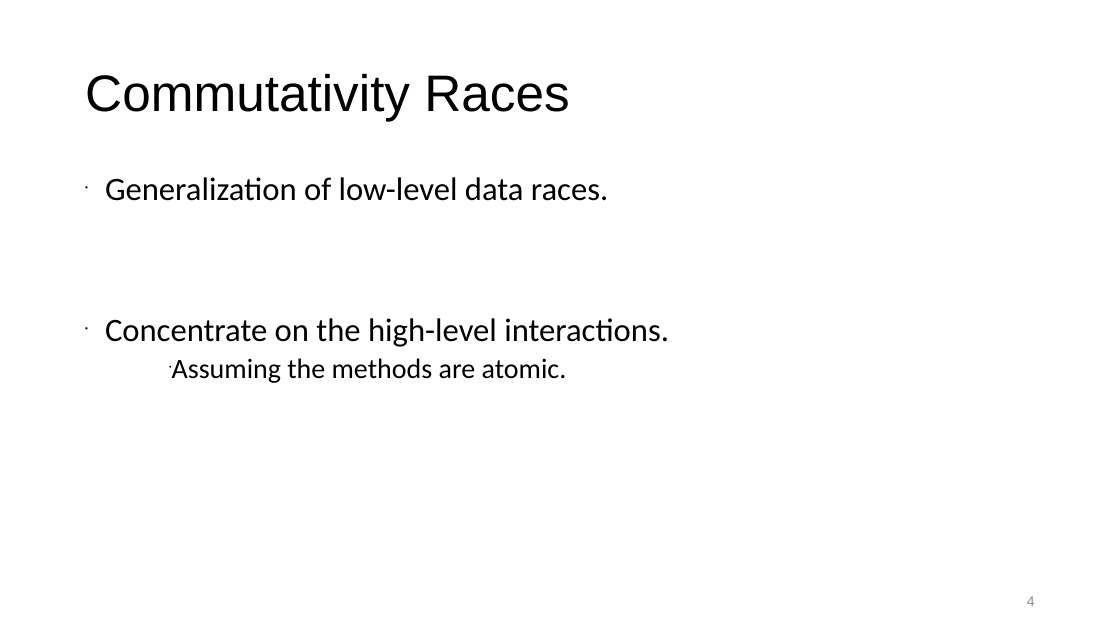
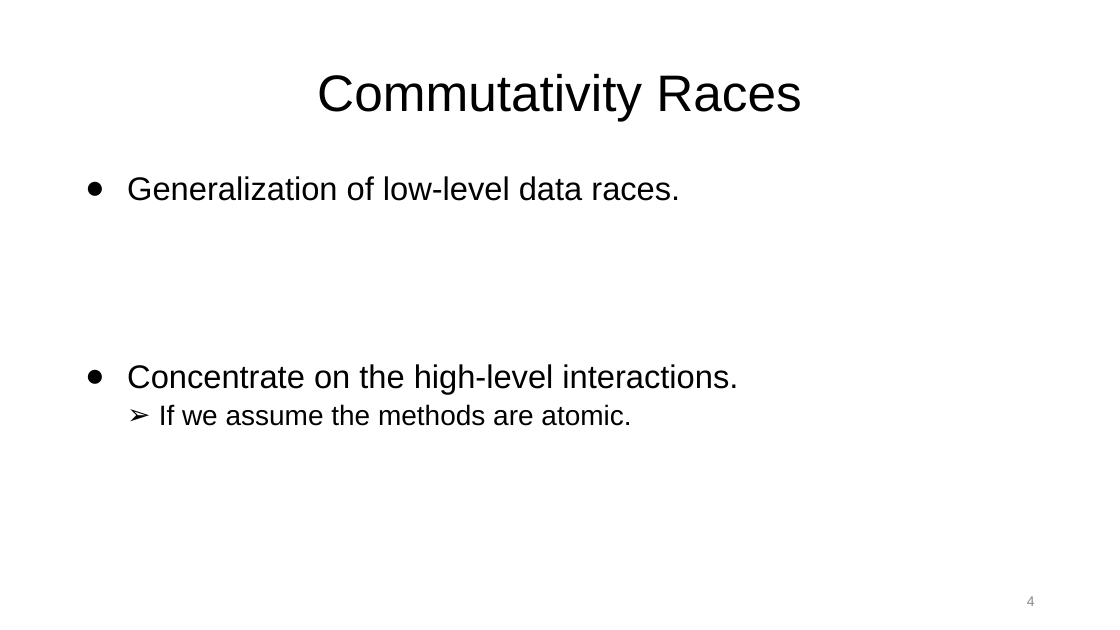
Before and after one commit to xiaohe27/Tasks, a slide deck: slide 4 of Slides/qual-presentation.ppt. Drawn at 1120x630 pixels with LibreOffice and Linux fonts; fonts in the diff are those of the drawing. Boxes give left, top, right and bottom in pixels: in the first picture for what was removed or moved away, otherwise in the second. Text is boxed around its words. In the diff, an @@ line names an element or a change of style, - is before the commit and + after.

```diff
--- a/Slides/qual-presentation.ppt
+++ b/Slides/qual-presentation.ppt
@@ title "Commutativity Races" at (317, 73, 801, 121): alignment left to centre @@
@@ subtitle at (127, 176, 738, 393): font Calibri to Arial in "Generalization of low-level data races.", "Concentrate on the high-level interactions."; bullet • to ● @@
@@ subtitle at (159, 404, 631, 426): text changed; font Calibri to Arial @@
-  • Assuming the methods are atomic.
+  ➢ If we assume the methods are atomic.
```
Also in this commit, not shown: 14 other slides changed, 4 slides added, 3 slides removed, 2 other files.
